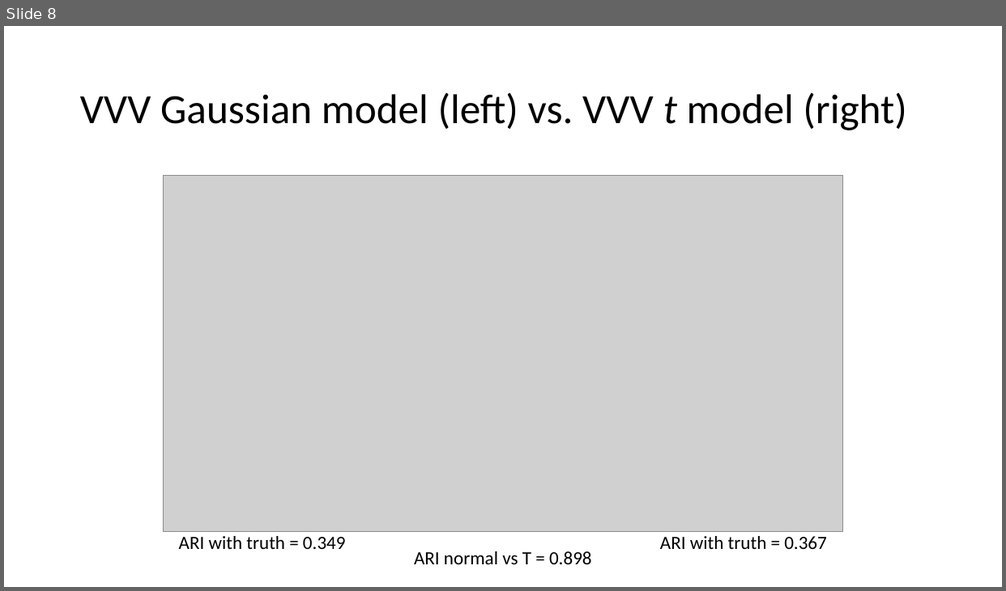
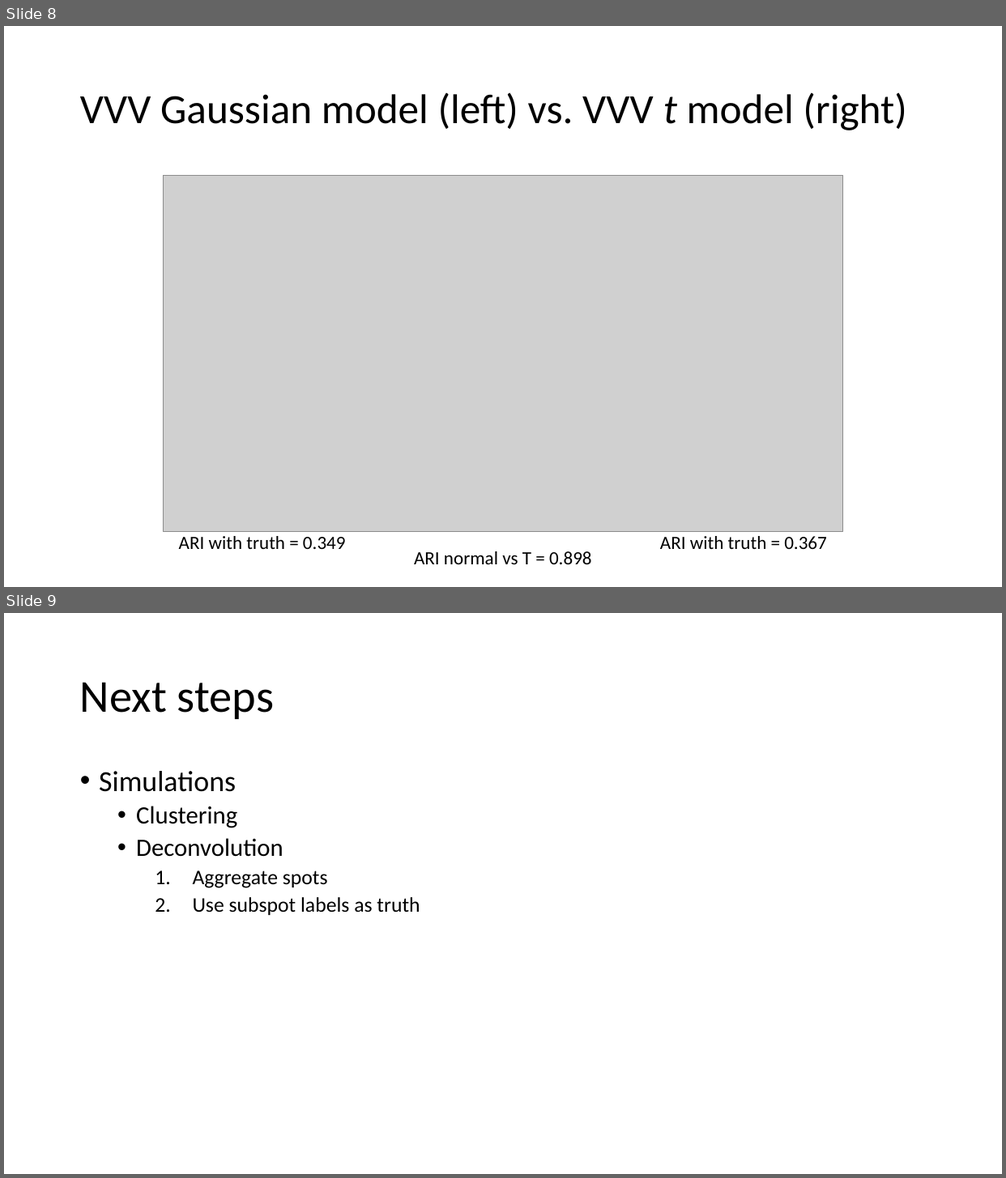
Before and after one commit to edward130603/BayesSpace, a slide deck: output/slides/slides_5-22.pptx. Shown one above the other, each under a label of ours: slide 8 before the commit, slides 8 and 9 after it. The pictures are 1006x591 and 1006x1178 pixels, drawn with LibreOffice and Linux fonts; fonts in the diff are those of the drawing; grey boxes stand for pictures. Boxes give left, top, right and bottom in pixels: in the first picture for what was removed or moved away, otherwise in the second. Text is boxed around its words. In the diff, an @@ line names an element or a change of style, - is before the commit and + after.

```diff
--- a/output/slides/slides_5-22.pptx
+++ b/output/slides/slides_5-22.pptx
@@ slide 9 added at (4, 613, 1002, 1174), background #FFFFFF @@
@@ title added at (80, 682, 274, 719), 44 pt, text #000000 @@
+Next steps
@@ text added at (99, 771, 420, 915), 20 pt, text #000000 @@
+• Simulations
+  • Clustering
+  • Deconvolution
+    1. Aggregate spots
+    2. Use subspot labels as truth
```
Also in this commit, not shown: 8 other files.
